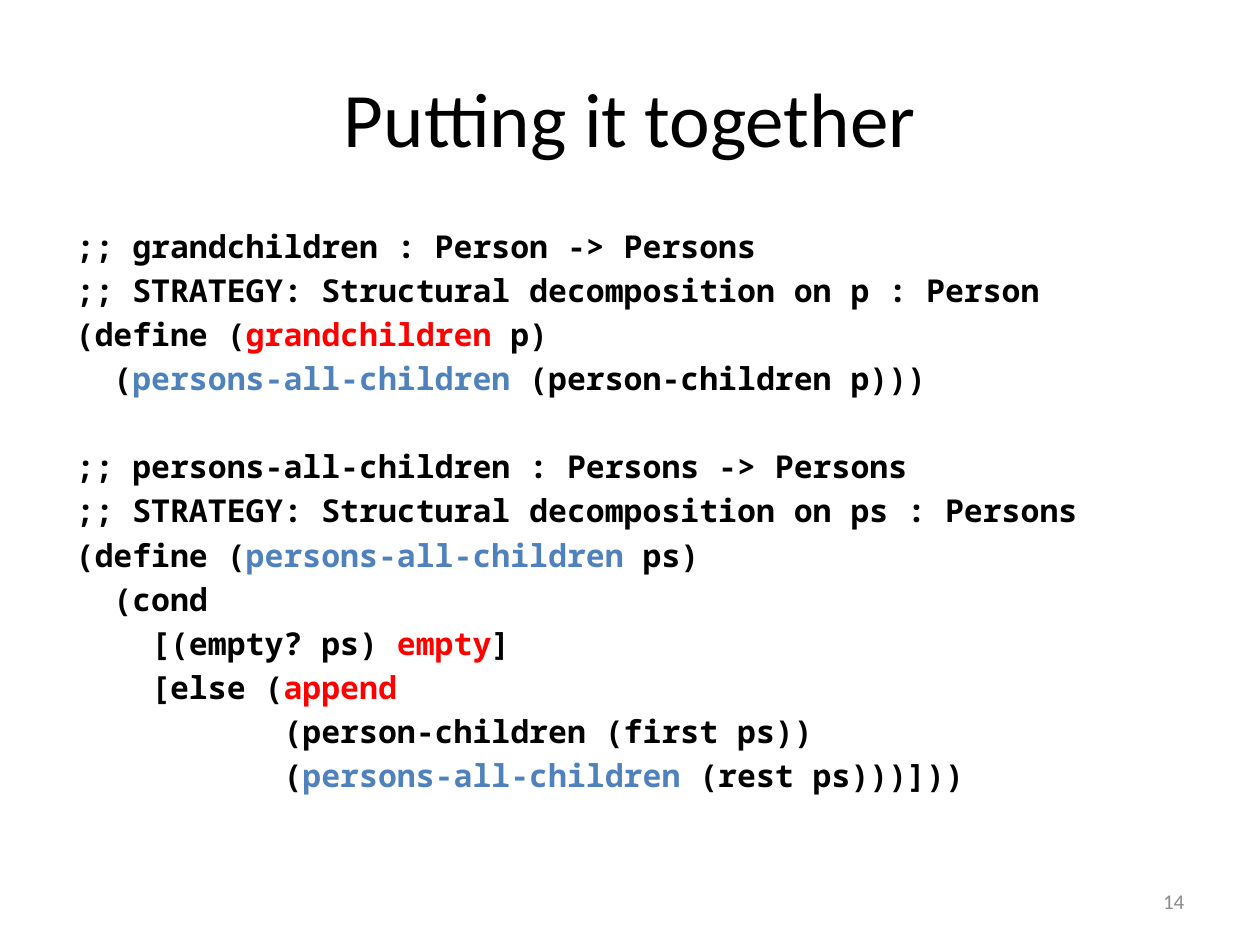
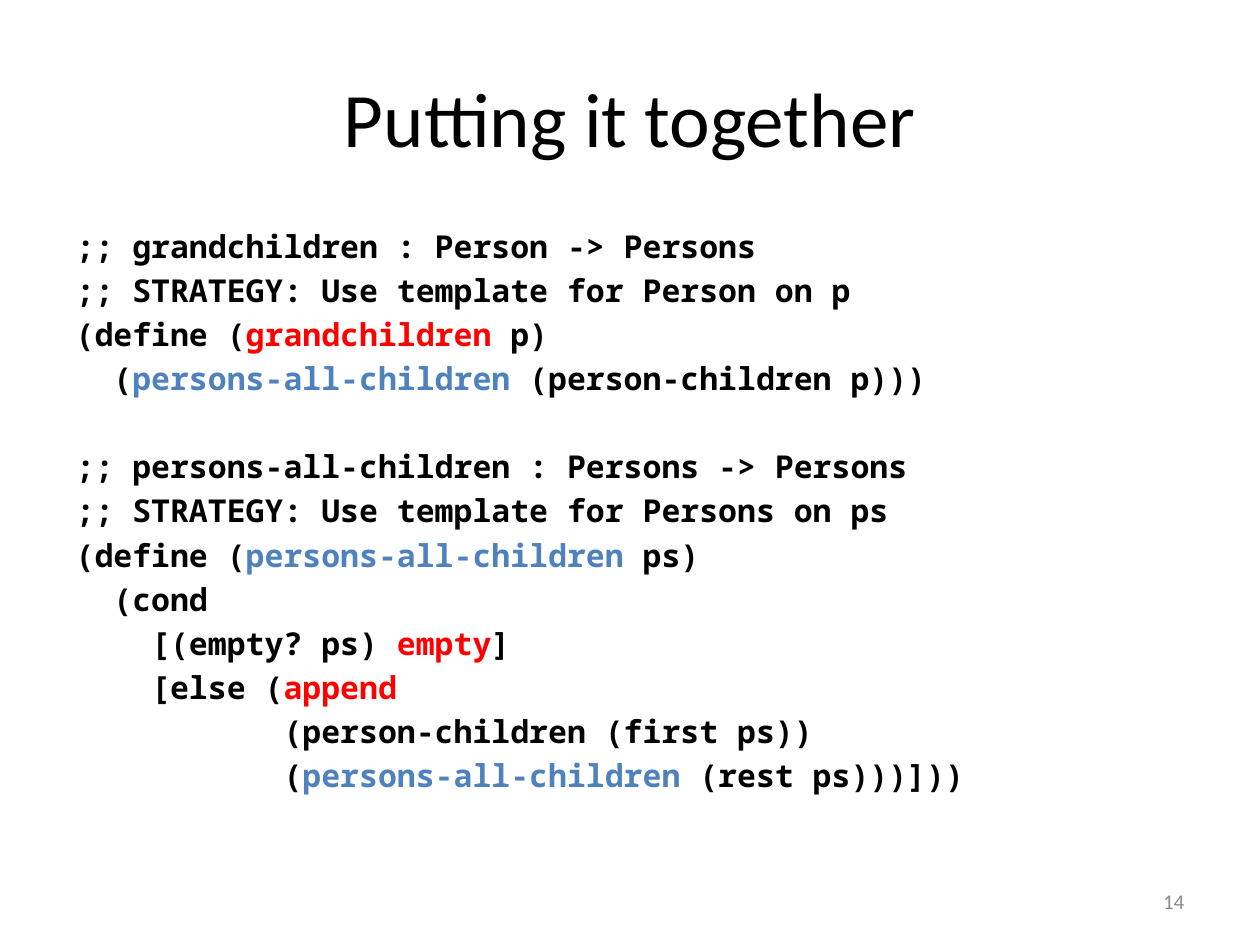
Before and after one commit to mwand/cs5010f16, a slide deck: slide 14 of Slides/Lesson 6.6 Multi-Way Trees.pptx. Drawn at 1260x945 pixels with LibreOffice and Linux fonts; fonts in the diff are those of the drawing. Boxes give left, top, right and bottom in pixels: in the first picture for what was removed or moved away, otherwise in the second. Text is boxed around its words. In the diff, an @@ line names an element or a change of style, - is before the commit and + after.

```diff
--- a/Slides/Lesson 6.6 Multi-Way Trees.pptx
+++ b/Slides/Lesson 6.6 Multi-Way Trees.pptx
@@ text at (132,278,851,310): text changed @@
-;; STRATEGY: Structural decomposition on p : Person
+;; STRATEGY: Use template for Person on p
@@ text at (132,498,888,530): text changed @@
-;; STRATEGY: Structural decomposition on ps : Persons
+;; STRATEGY: Use template for Persons on ps
```
Also in this commit, not shown: 25 other slides changed, 6 other files.
